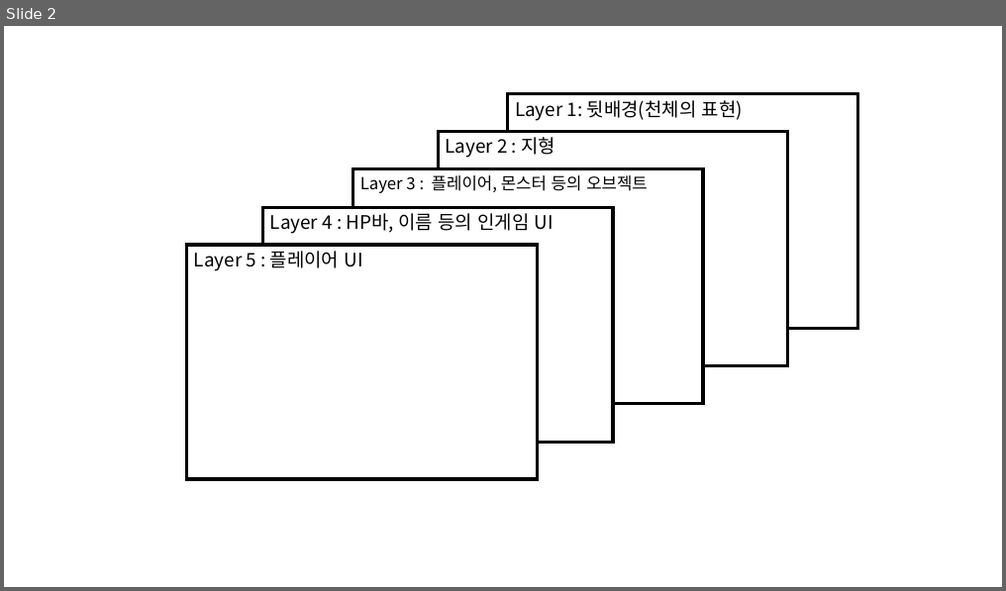
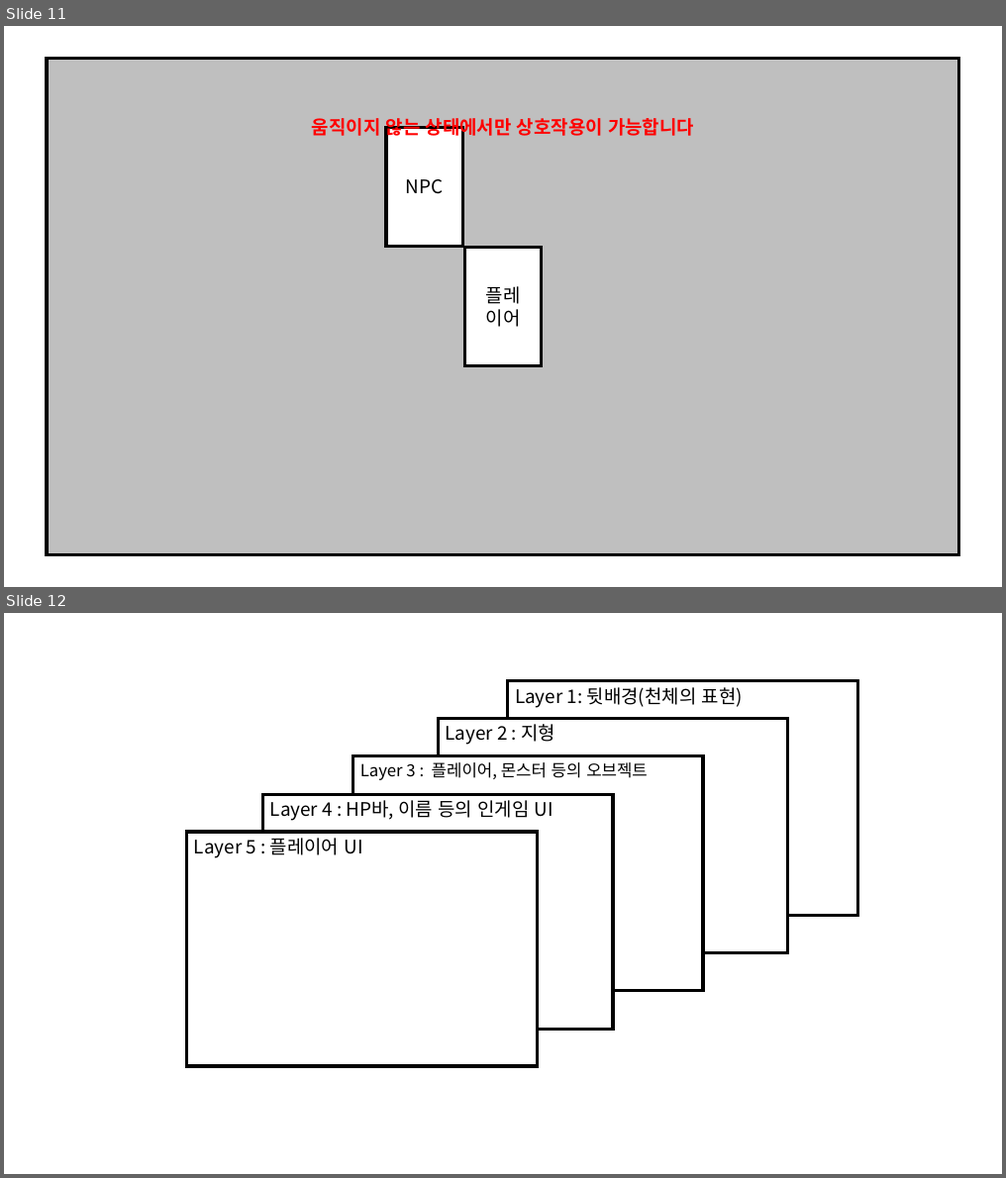
Before and after one commit to korleinster/gamebusdriver, a slide deck: plan/forwork.pptx. Shown one above the other, each under a label of ours: slide 2 before the commit, slides 11 and 12 after it. The pictures are 1006x591 and 1006x1178 pixels, drawn with LibreOffice and Linux fonts; fonts in the diff are those of the drawing. Boxes give left, top, right and bottom in pixels: in the first picture for what was removed or moved away, otherwise in the second. Text is boxed around its words. In the diff, an @@ line names an element or a change of style, - is before the commit and + after.

```diff
--- a/plan/forwork.pptx
+++ b/plan/forwork.pptx
@@ slide 11 added at <box>4,26,1002,587</box>, background #FFFFFF @@
@@ rectangle added at <box>47,59,959,556</box>, fill #BFBFBF, outline #000000 3 pt @@
@@ text added at <box>312,115,694,140</box>, 18 pt, text #FF0000, bold @@
+움직이지 않는 상태에서만 상호작용이 가능합니다
@@ rectangle added at <box>386,127,463,246</box>, fill #FFFFFF, outline #000000 3 pt, 18 pt, text #000000 @@
+NPC
@@ rectangle added at <box>465,248,542,367</box>, fill #FFFFFF, outline #000000 3 pt, 18 pt, text #000000 @@
+플레
+이어
@@ what was slide 2 is now slide 12 @@
```
Also in this commit, not shown: 3 slides changed, 10 other slides added, 5 other files.
